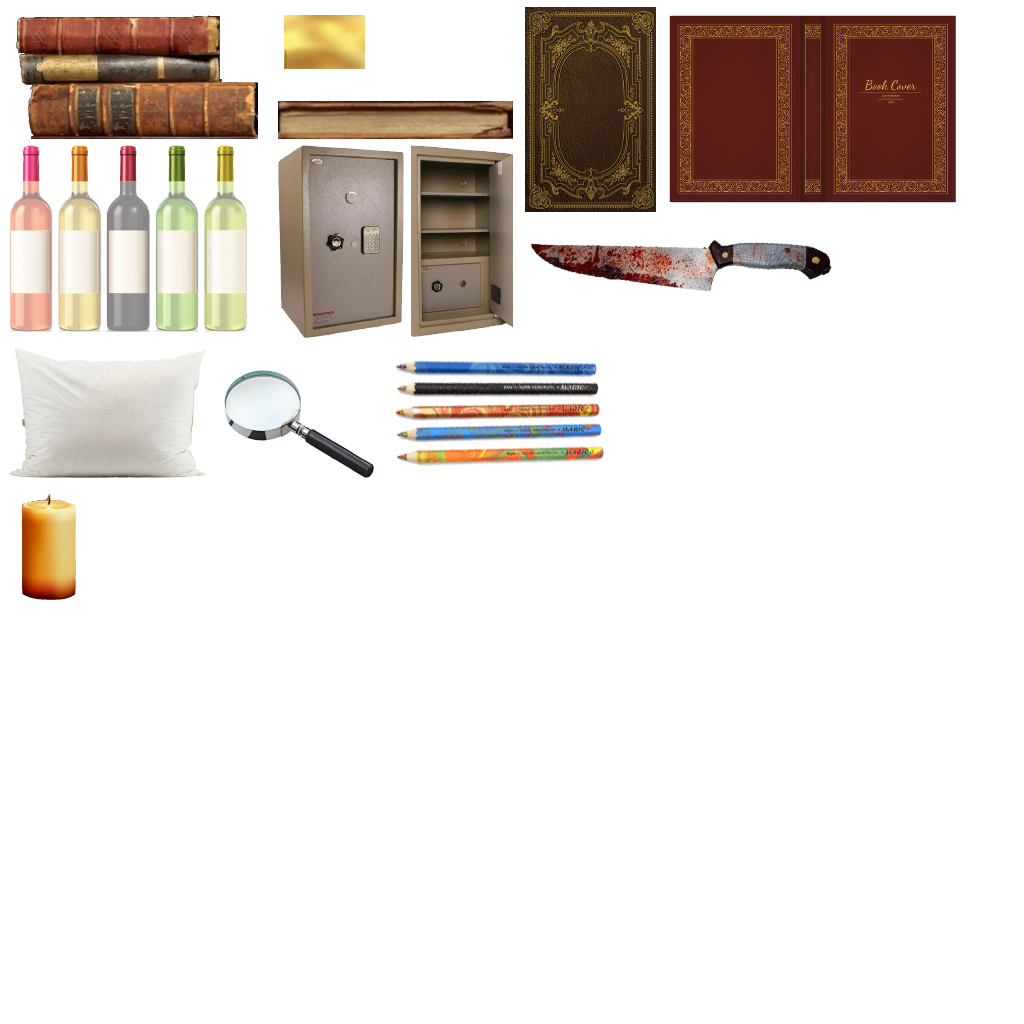
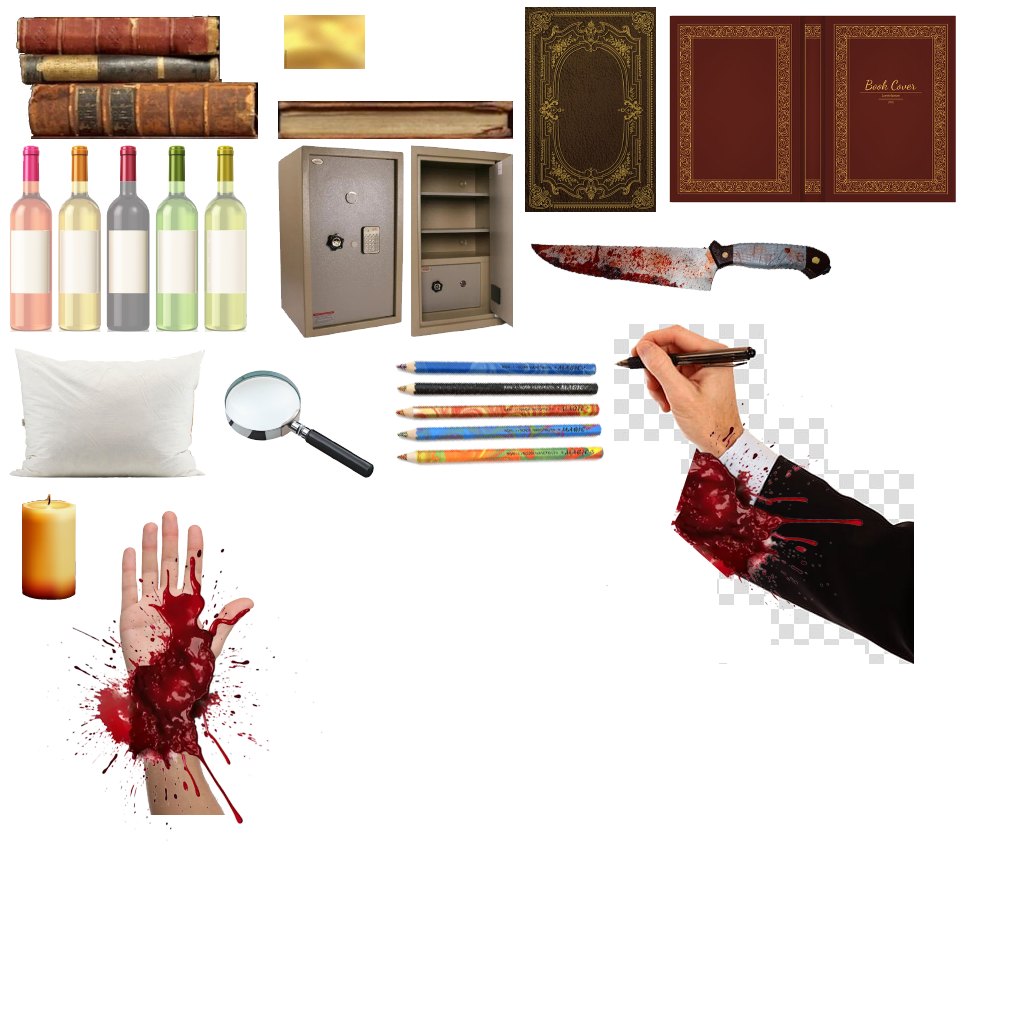
Before/after of a 1024x1024 layered artwork. What changed in the layer stack:
added layer "pngtree-blood-splatter-flow-png-image_6747604 copie" above "pngtree-blood-splatter-flow-png-image_6747604" over bbox(606, 377, 864, 620)
added layer "pngtree-blood-splatter-flow-png-image_6747604" above "Calque 20" over bbox(38, 547, 323, 841)
added layer "Calque 20" above "Calque 19" over bbox(119, 510, 255, 815)
added layer "Calque 19" above "Calque 16" over bbox(614, 324, 914, 664)
